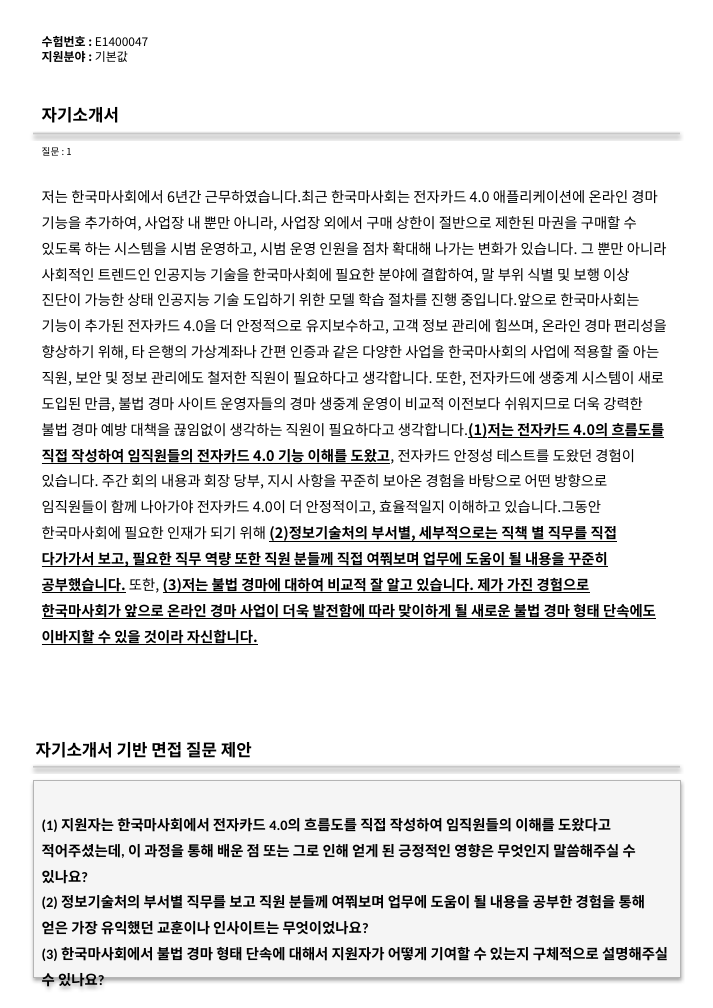
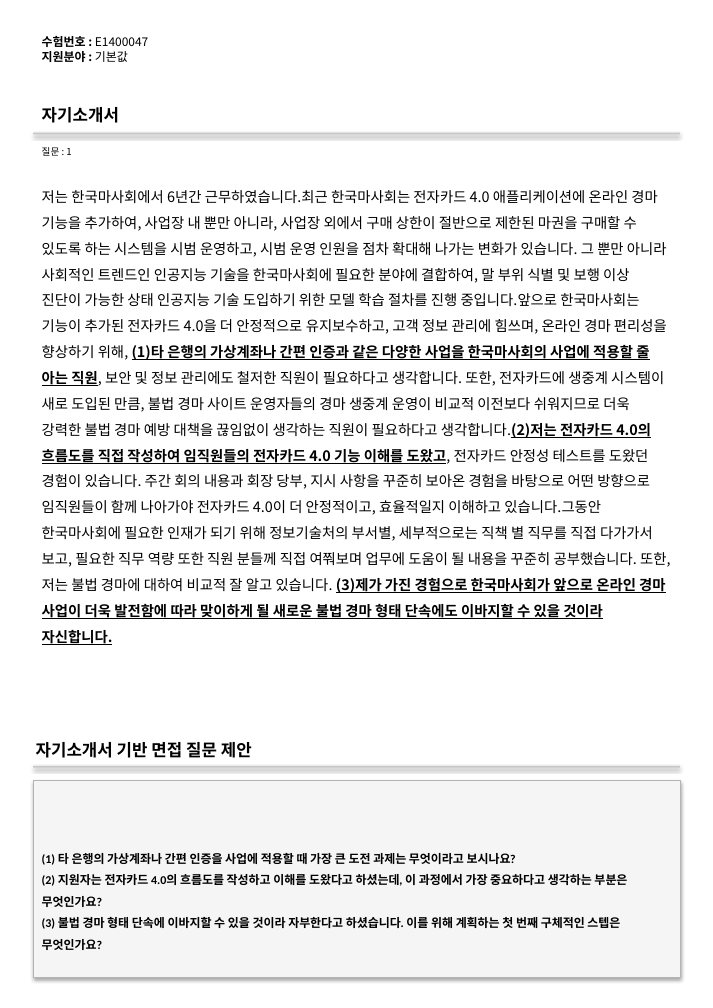
Before and after one commit to DaeGul2/isbr-auto-questionnaire, a slide deck: slide 7 of flask-server/outputs/output.pptx. Drawn at 713x1008 pixels with LibreOffice and Linux fonts; fonts in the diff are those of the drawing. Boxes give left, top, right and bottom in pixels: in the first picture for what was removed or moved away, otherwise in the second. Text is boxed around its words. In the diff, an @@ line names an element or a change of style, - is before the commit and + after.

```diff
--- a/flask-server/outputs/output.pptx
+++ b/flask-server/outputs/output.pptx
@@ text at box(42, 190, 670, 645): text changed @@
-저는 한국마사회에서 6년간 근무하였습니다.최근 한국마사회는 전자카드 4.0 애플리케이션에 온라인 경마 기능을 추가하여, 사업장 내 뿐만 아니라, 사업장 외에서 구매 상한이 절반으로 제한된 마권을 구매할 수 있도록 하는 시스템을 시범 운영하고, 시범 운영 인원을 점차 확대해 나가는 변화가 있습니다. 그 뿐만 아니라 사회적인 트렌드인 인공지능 기술을 한국마사회에 필요한 분야에 결합하여, 말 부위 식별 및 보행 이상 진단이 가능한 상태 인공지능 기술 도입하기 위한 모델 학습 절차를 진행 중입니다.앞으로 한국마사회는 기능이 추가된 전자카드 4.0을 더 안정적으로 유지보수하고, 고객 정보 관리에 힘쓰며, 온라인 경마 편리성을 향상하기 위해, 타 은행의 가상계좌나 간편 인증과 같은 다양한 사업을 한국마사회의 사업에 적용할 줄 아는 직원, 보안 및 정보 관리에도 철저한 직원이 필요하다고 생각합니다. 또한, 전자카드에 생중계 시스템이 새로 도입된 만큼, 불법 경마 사이트 운영자들의 경마 생중계 운영이 비교적 이전보다 쉬워지므로 더욱 강력한 불법 경마 예방 대책을 끊임없이 생각하는 직원이 필요하다고 생각합니다.(1)저는 전자카드 4.0의 흐름도를 직접 작성하여 임직원들의 전자카드 4.0 기능 이해를 도왔고, 전자카드 안정성 테스트를 도왔던 경험이 있습니다. 주간 회의 내용과 회장 당부, 지시 사항을 꾸준히 보아온 경험을 바탕으로 어떤 방향으로 임직원들이 함께 나아가야 전자카드 4.0이 더 안정적이고, 효율적일지 이해하고 있습니다.그동안 한국마사회에 필요한 인재가 되기 위해 (2)정보기술처의 부서별, 세부적으로는 직책 별 직무를 직접 다가가서 보고, 필요한 직무 역량 또한 직원 분들께 직접 여쭤보며 업무에 도움이 될 내용을 꾸준히 공부했습니다. 또한, (3)저는 불법 경마에 대하여 비교적 잘 알고 있습니다. 제가 가진 경험으로 한국마사회가 앞으로 온라인 경마 사업이 더욱 발전함에 따라 맞이하게 될 새로운 불법 경마 형태 단속에도 이바지할 수 있을 것이라 자신합니다.
+저는 한국마사회에서 6년간 근무하였습니다.최근 한국마사회는 전자카드 4.0 애플리케이션에 온라인 경마 기능을 추가하여, 사업장 내 뿐만 아니라, 사업장 외에서 구매 상한이 절반으로 제한된 마권을 구매할 수 있도록 하는 시스템을 시범 운영하고, 시범 운영 인원을 점차 확대해 나가는 변화가 있습니다. 그 뿐만 아니라 사회적인 트렌드인 인공지능 기술을 한국마사회에 필요한 분야에 결합하여, 말 부위 식별 및 보행 이상 진단이 가능한 상태 인공지능 기술 도입하기 위한 모델 학습 절차를 진행 중입니다.앞으로 한국마사회는 기능이 추가된 전자카드 4.0을 더 안정적으로 유지보수하고, 고객 정보 관리에 힘쓰며, 온라인 경마 편리성을 향상하기 위해, (1)타 은행의 가상계좌나 간편 인증과 같은 다양한 사업을 한국마사회의 사업에 적용할 줄 아는 직원, 보안 및 정보 관리에도 철저한 직원이 필요하다고 생각합니다. 또한, 전자카드에 생중계 시스템이 새로 도입된 만큼, 불법 경마 사이트 운영자들의 경마 생중계 운영이 비교적 이전보다 쉬워지므로 더욱 강력한 불법 경마 예방 대책을 끊임없이 생각하는 직원이 필요하다고 생각합니다.(2)저는 전자카드 4.0의 흐름도를 직접 작성하여 임직원들의 전자카드 4.0 기능 이해를 도왔고, 전자카드 안정성 테스트를 도왔던 경험이 있습니다. 주간 회의 내용과 회장 당부, 지시 사항을 꾸준히 보아온 경험을 바탕으로 어떤 방향으로 임직원들이 함께 나아가야 전자카드 4.0이 더 안정적이고, 효율적일지 이해하고 있습니다.그동안 한국마사회에 필요한 인재가 되기 위해 정보기술처의 부서별, 세부적으로는 직책 별 직무를 직접 다가가서 보고, 필요한 직무 역량 또한 직원 분들께 직접 여쭤보며 업무에 도움이 될 내용을 꾸준히 공부했습니다. 또한, 저는 불법 경마에 대하여 비교적 잘 알고 있습니다. (3)제가 가진 경험으로 한국마사회가 앞으로 온라인 경마 사업이 더욱 발전함에 따라 맞이하게 될 새로운 불법 경마 형태 단속에도 이바지할 수 있을 것이라 자신합니다.
@@ text in rectangle at box(42, 853, 627, 950): text changed; size 12 to 10 pt @@
-(1) 지원자는 한국마사회에서 전자카드 4.0의 흐름도를 직접 작성하여 임직원들의 이해를 도왔다고 적어주셨는데, 이 과정을 통해 배운 점 또는 그로 인해 얻게 된 긍정적인 영향은 무엇인지 말씀해주실 수 있나요?
-(2) 정보기술처의 부서별 직무를 보고 직원 분들께 여쭤보며 업무에 도움이 될 내용을 공부한 경험을 통해 얻은 가장 유익했던 교훈이나 인사이트는 무엇이었나요?
-(3) 한국마사회에서 불법 경마 형태 단속에 대해서 지원자가 어떻게 기여할 수 있는지 구체적으로 설명해주실 수 있나요?
+(1) 타 은행의 가상계좌나 간편 인증을 사업에 적용할 때 가장 큰 도전 과제는 무엇이라고 보시나요?
+(2) 지원자는 전자카드 4.0의 흐름도를 작성하고 이해를 도왔다고 하셨는데, 이 과정에서 가장 중요하다고 생각하는 부분은 무엇인가요?
+(3) 불법 경마 형태 단속에 이바지할 수 있을 것이라 자부한다고 하셨습니다. 이를 위해 계획하는 첫 번째 구체적인 스텝은 무엇인가요?
```
Also in this commit, not shown: 15 other slides changed, 10 other files.
